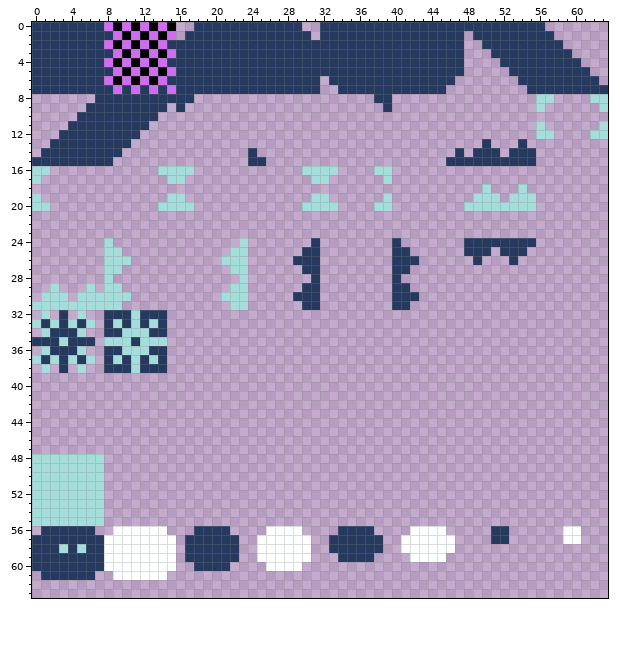
Two versions of one pixel-art file, game/assets/spritesheet.aseprite. The picture above was drawn from the file before the commit.
64x64 pixels, 1 frame.
The same view after the edit:
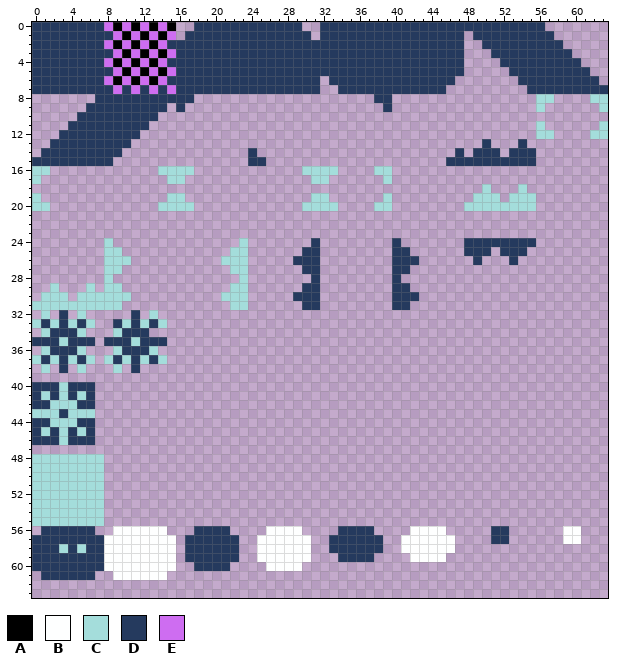
Palette (. is transparent): A #000000  B #feffff  C #a4dddb  D #253a5e  E #ce6df1
Change:
Changed rows in their new state; - is an unchanged pixel.
first column x 0:
32 --------...D.C.
33 --------.DCDCDC
34 --------.CDDD..
35 --------DDDCDDD
36 --------.CDDDC.
37 --------CDCDCDC
38 --------.C.D...
40 DDDCDDD--------
41 DCDCDCD--------
42 DDCCCDD--------
43 CCCDCCC--------
44 DDCCCDD--------
45 DCDCDCD--------
46 DDDCDDD--------
Where, in picture pixels (left, top, right, bottom), the same in both pictures:
changed: (32, 310, 167, 445)
